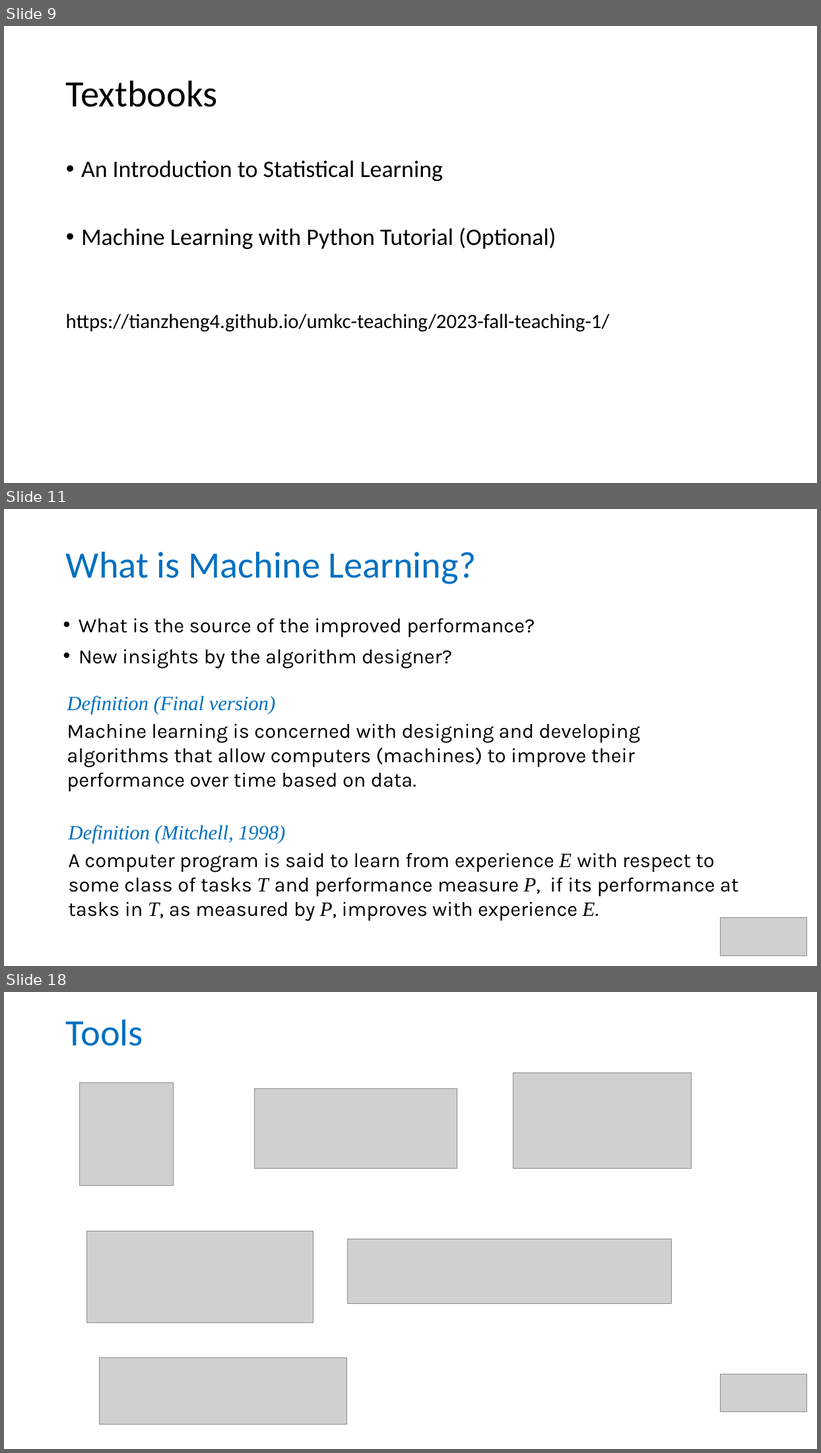
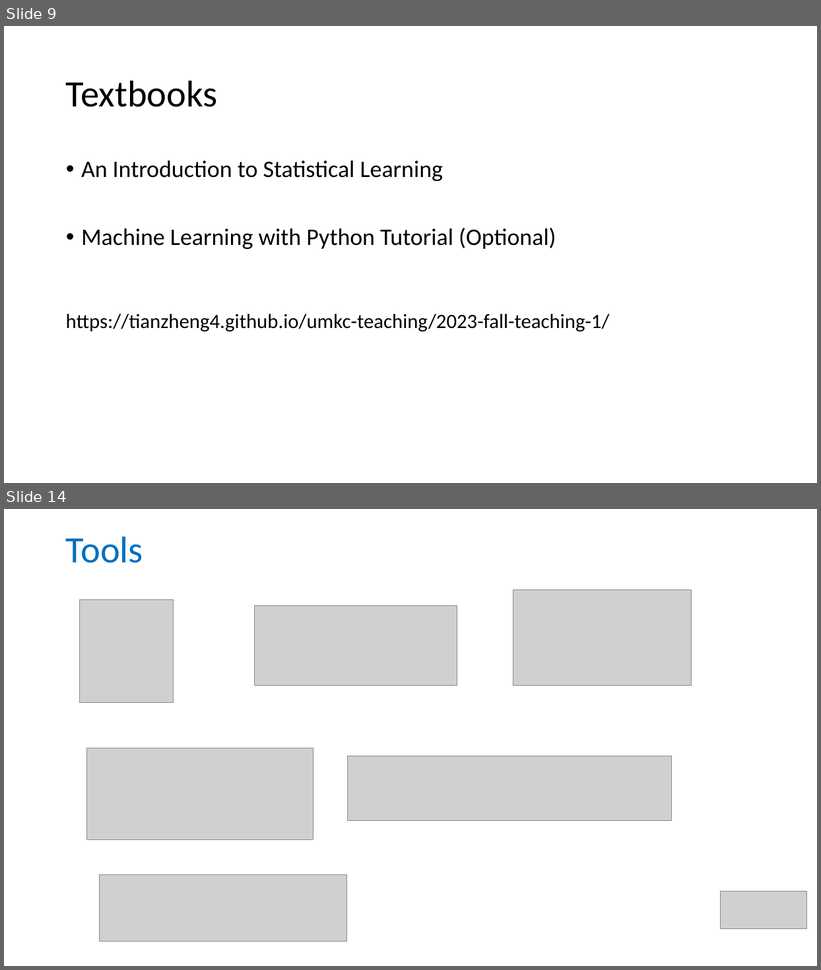
Before and after one commit to tianzheng4/tianzheng4.github.io, a slide deck: _umkc-teaching/slides/Lecture1 - Introduction.pptx. Shown one above the other, each under a label of ours: slides 9, 11 and 18 before the commit, slides 9 and 14 after it; the slides between them are not shown. The pictures are 821x1453 and 821x970 pixels, drawn with LibreOffice and Linux fonts; fonts in the diff are those of the drawing; grey boxes stand for pictures. Boxes give left, top, right and bottom in pixels: in the first picture for what was removed or moved away, otherwise in the second. Text is boxed around its words. In the diff, an @@ line names an element or a change of style, - is before the commit and + after.

```diff
--- a/_umkc-teaching/slides/Lecture1 - Introduction.pptx
+++ b/_umkc-teaching/slides/Lecture1 - Introduction.pptx
@@ slide 11 removed at (4, 509, 817, 966), background #FFFFFF @@
@@ title removed at (66, 551, 476, 584) @@
-What is Machine Learning?
@@ text removed at (79, 618, 535, 668) @@
-• What is the source of the improved performance?
-• New insights by the algorithm designer?
@@ text removed at (67, 696, 640, 792) @@
-Definition (Final version)
-Machine learning is concerned with designing and developing algorithms that allow computers (machines) to improve their performance over time based on data.
@@ text removed at (68, 825, 739, 921) @@
-Definition (Mitchell, 1998)
-A computer program is said to learn from experience E with respect to some class of tasks T and performance measure P, if its performance at tasks in T, as measured by P, improves with experience E.
@@ picture removed at (721, 918, 807, 956) @@
@@ what was slide 18 is now slide 14 @@
```
Also in this commit, not shown: 2 slides changed, 4 slides added, 7 other slides removed.
